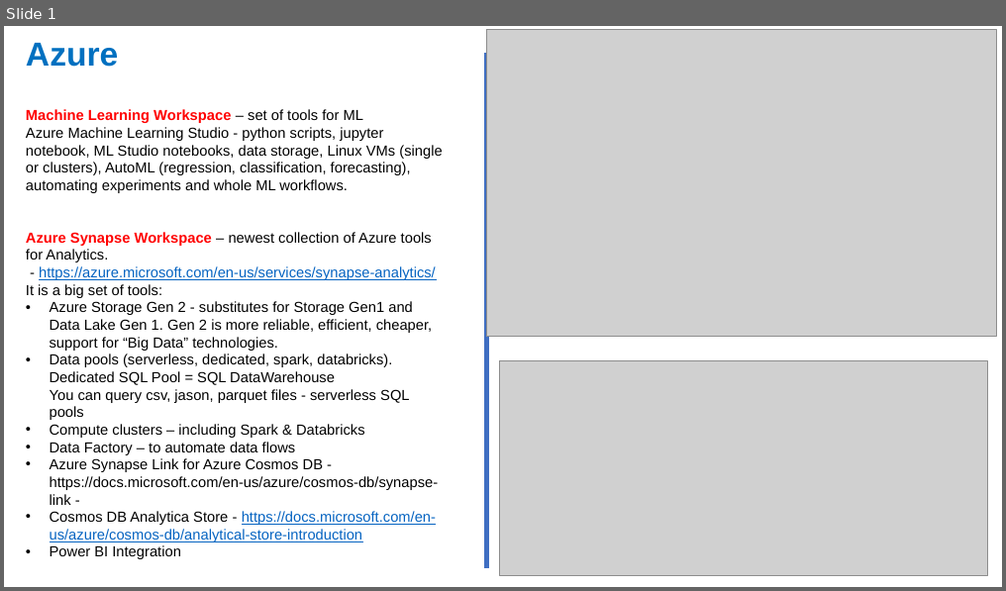
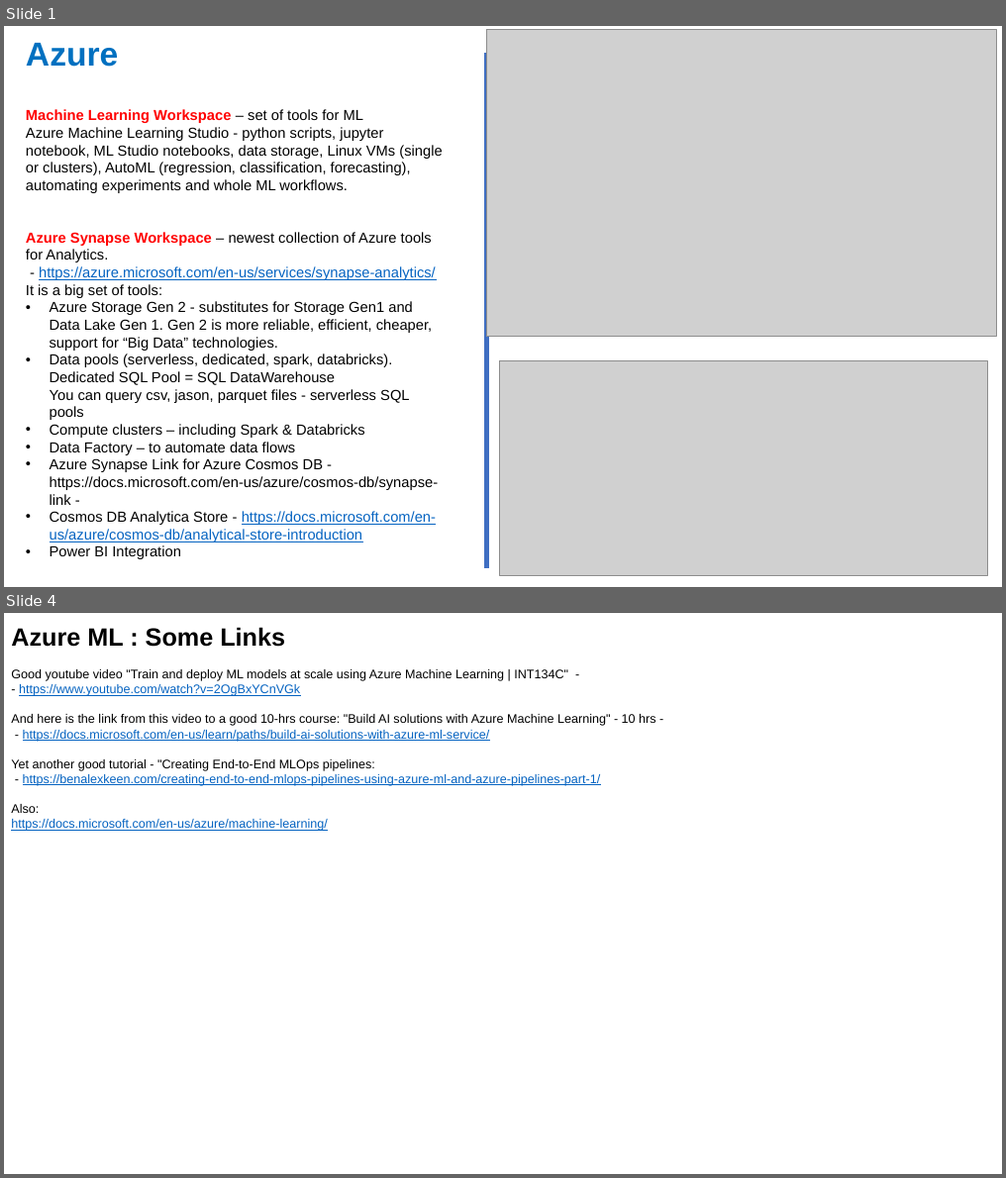
Before and after one commit to lselector/ml_ai_doc, a slide deck: Azure.pptx. Shown one above the other, each under a label of ours: slide 1 before the commit, slides 1 and 4 after it; the slides between them are not shown. The pictures are 1006x591 and 1006x1178 pixels, drawn with LibreOffice and Linux fonts; fonts in the diff are those of the drawing; grey boxes stand for pictures. Boxes give left, top, right and bottom in pixels: in the first picture for what was removed or moved away, otherwise in the second. Text is boxed around its words. In the diff, an @@ line names an element or a change of style, - is before the commit and + after.

```diff
--- a/Azure.pptx
+++ b/Azure.pptx
@@ slide 4 added at (4,613,1002,1174), background #FFFFFF @@
@@ text added at (11,627,655,831), 12 pt, text #0563C1, underline @@
+Azure ML : Some Links
+Good youtube video "Train and deploy ML models at scale using Azure Machine Learning | INT134C" -
+- https://www.youtube.com/watch?v=2OgBxYCnVGk
+And here is the link from this video to a good 10-hrs course: "Build AI solutions with Azure Machine Learning" - 10 hrs -
+- https://docs.microsoft.com/en-us/learn/paths/build-ai-solutions-with-azure-ml-service/
+Yet another good tutorial - "Creating End-to-End MLOps pipelines:
+- https://benalexkeen.com/creating-end-to-end-mlops-pipelines-using-azure-ml-and-azure-pipelines-part-1/
+Also:
+https://docs.microsoft.com/en-us/azure/machine-learning/
```
Also in this commit, not shown: 2 slides changed, 2 other slides added, 9 other files.
